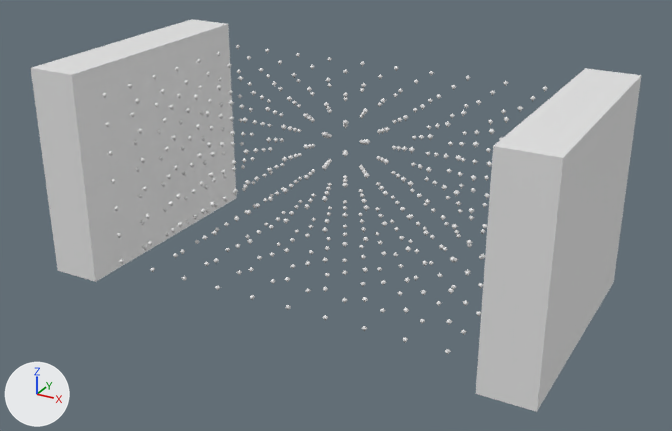
The glTF model assets/modelo.glb: old version first, new version second.
Camera for both pictures: a camera (50 mm lens) standing at (4.36, -7.83, 3.66) and looking at (0.11, -0.09, -0.21). The axes (+X, +Y, +Z) are drawn at lower left. The lights are the same throughout. Where no turn or scale is listed for an object, it has been applied to the vertices.

Before the edit, the objects in view are built like this:
```python
me_mesh = bpy.data.meshes.new('Mesh')
me_mesh.from_pydata(...)  # a box spanning x 1.59..2.13, y -1.28..1.38, z -1.0..1.27; a box spanning x -3.27..-2.73, y -1.28..1.38, z -1.0..1.27
me_mesh_001 = bpy.data.meshes.new('Mesh.001')
me_mesh_001.from_pydata(...)  # 3773 vertices, 5390 faces; spans x -0.09..4.11, y -0.05..2.32, z -0.81..1.08
ob_box001 = bpy.data.objects.new('Box001', me_mesh)
ob_box001.location = (0.566, -0.025, 0.0)
ob_sphere001 = bpy.data.objects.new('Sphere001', me_mesh_001)
ob_sphere001.location = (-2.28, -1.093, 0.0)
```
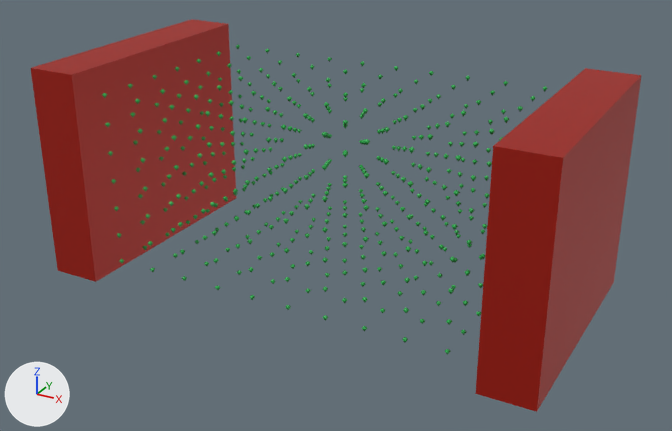
Diff of the bpy script that builds the scene:
```diff
--- a/assets/modelo.glb.py
+++ b/assets/modelo.glb.py
@@ mat_material_002 @@
+mat_material_002 = principled_material('Material.002')
+mat_material_002.base_color = (0.0167, 0.393, 0.069)  # green #23a84a
@@ mat_material_001 @@
+mat_material_001 = principled_material('Material.001')
+mat_material_001.base_color = (0.402, 0.00935, 0.000907)  # red #aa1803
+mat_material_001.metallic = 0.31
@@ me_mesh @@
 me_mesh.from_pydata(...)  # 16 vertices, 24 faces; spans x -3.27..2.13, y -1.28..1.38, z -1.0..1.27
+me_mesh.materials.append(mat_material_001)  # red #aa1803
@@ me_mesh_001 @@
 me_mesh_001.from_pydata(...)  # 3773 vertices, 5390 faces; spans x -0.09..4.11, y -0.05..2.32, z -0.81..1.08
+me_mesh_001.materials.append(mat_material_002)  # green #23a84a
```

Pixel boxes (x1, y1, x2, y2) of what changed, in the pictures (672 x 431 px):
'Box001', recoloured (grey to red)
    both: (31, 19, 642, 412)
'Sphere001', recoloured (grey to green)
    both: (102, 45, 548, 355)
